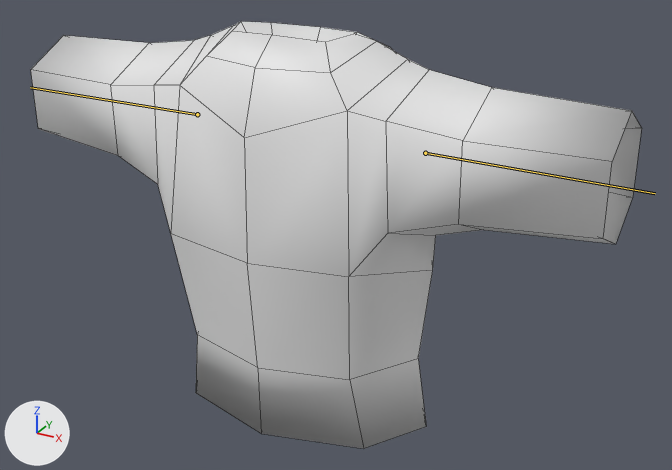
A saved change to the FBX model ECOE sim/Assets/Art/Characters/Resources/Clothes/Shirts/ShortSlimShirt.fbx.
Rendered twice from a 50 mm lens placed at (1.079, -1.812, 1.237), pointed at (0.073, 0.018, 0.322). Every picture has the same lights, and +X, +Y and +Z are marked at lower left. The first picture is the older version. The bones that change are drawn over the model as lines. Mesh edges are drawn as thin lines.

Objects in the first picture: 'ShortSlimShirt'.
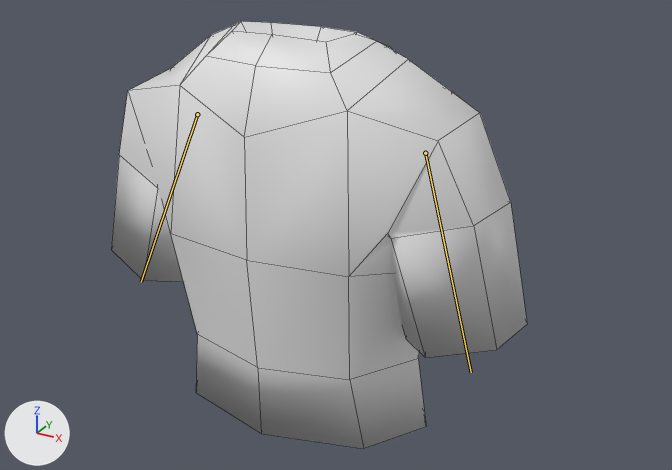
The newer file adds an action. The first version stands in its rest pose; the second is drawn at frame 1 of the action 'CartoonArmature|Idle.001'.

Pixel boxes (x1, y1, x2, y2) of what changed, in the pictures (672 x 470 px):
'ShortSlimShirt', posed (32% narrower): before (31, 21, 642, 449); after (111, 21, 527, 449)
bone 'Arm.L', root to tip: before (197, 114) to (30, 87); after (197, 114) to (141, 282)
bone 'Arm.R', root to tip: before (425, 153) to (655, 193); after (425, 153) to (471, 372)

The change, as a diff of the scene's bpy script:
```diff
--- a/ECOE sim/Assets/Art/Characters/Resources/Clothes/Shirts/ShortSlimShirt.fbx.py
+++ b/ECOE sim/Assets/Art/Characters/Resources/Clothes/Shirts/ShortSlimShirt.fbx.py
@@ bone_arm_l @@
 bone_arm_l = bpy.data.objects['CartoonArmature'].pose.bones['Arm.L']  # child of 'Spine1'
-bone_arm_l.rotation_quaternion = (1.0, 0.0, 0.0, 0.0)  # degrees (0, 0, 0)
+bone_arm_l.rotation_quaternion = (0.781, -0.587, 0.213, 0.022)  # degrees (-76, 21, -13)
@@ bone_arm_r @@
 bone_arm_r = bpy.data.objects['CartoonArmature'].pose.bones['Arm.R']  # child of 'Spine1'
-bone_arm_r.rotation_quaternion = (1.0, 0.0, 0.0, 0.0)  # degrees (0, 0, 0)
+bone_arm_r.rotation_quaternion = (0.781, -0.587, -0.213, -0.022)  # degrees (-76, -21, 13)
```
